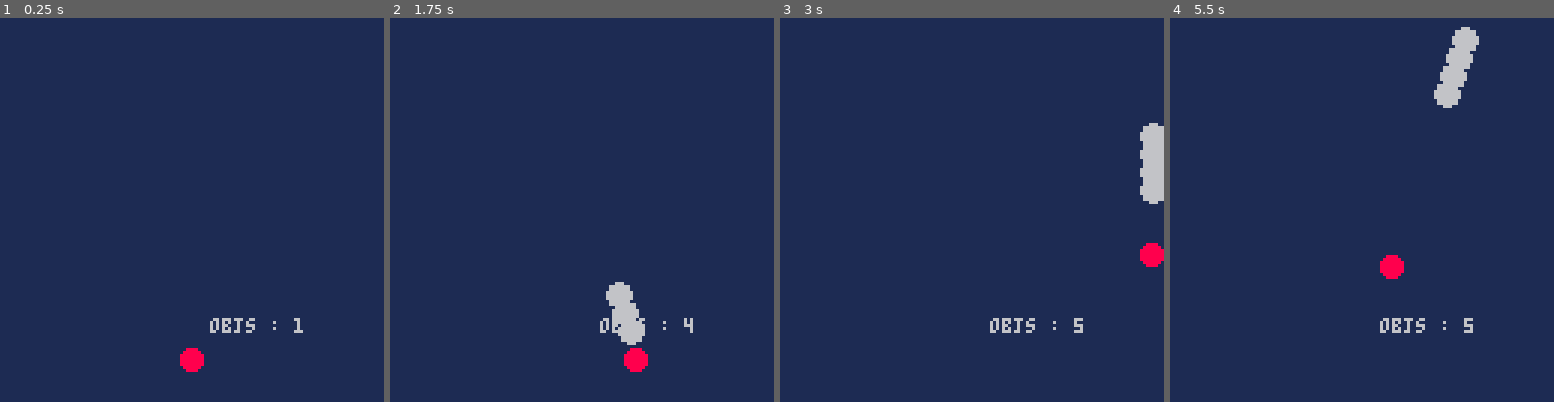
Above: before the commit, frames 1-4 (left to right).
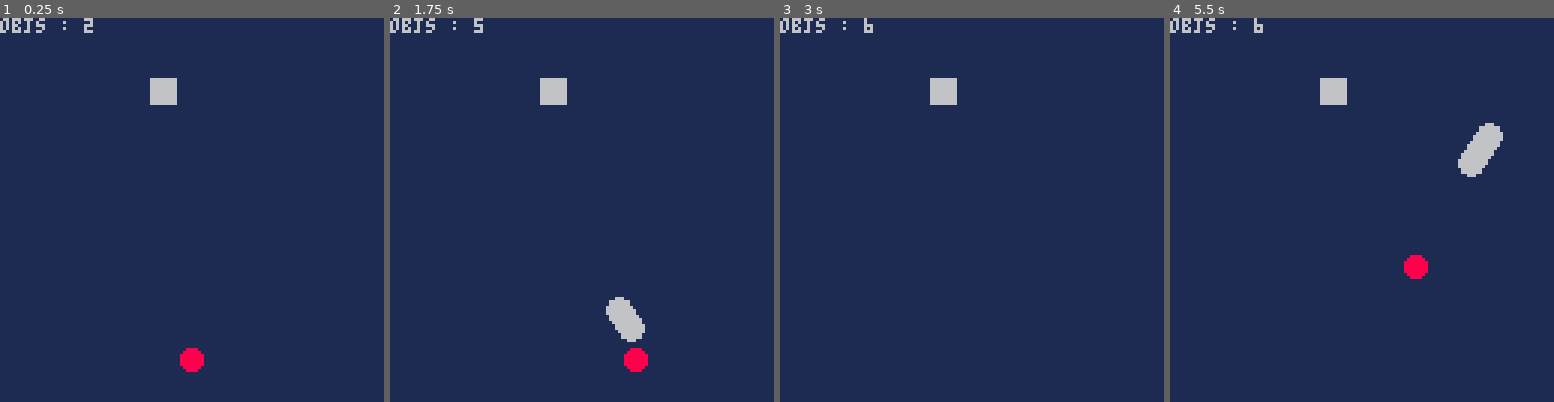
Above: after the commit, the same moments.

Repository: chihirotange/pico8
Game: PICO-8 cartridge shmup2/main.p8
The game is run twice, just before and just after one commit, with the same random seed, the same clock (stepped at 60 frames per second) and the same inputs.
Inputs:
- Up to frame 1 (0.25 s): no input
- Up to frame 2 (1.75 s): tap O (Z key) at 0.7, 1.7 s; hold Right from 1.6 s (still down)
- Up to frame 3 (3 s): release Right at 2.1 s; tap O (Z key) at 2.1, 2.5, 2.9 s; hold Up 2.15-2.42 s; hold Right from 2.47 s (still down)
- Up to frame 4 (5.5 s): release Right at 3.03 s; hold Left 3.08-3.58 s; tap O (Z key) every 0.4 s from 3.3 to 5.3 s; hold Down 3.63-3.97 s; hold Right 4.02-4.68 s; hold Up 4.73-5.03 s; hold Left from 5.08 s (still down)

The runs differ from the first frame. In frame 1, 1.1% of the frame differs, in the area x 0-79%, y 0-83%; in frame 2, 1.4%; in frame 3, 2.6%; in frame 4, 4.0%, in the area x 0-87%, y 0-83%.

Commit message:
updated collision logic

Diff:
--- a/shmup2/bullet.lua
+++ b/shmup2/bullet.lua
@@ -1,23 +1,31 @@
-all_bullets = {}
-
-function create_bullet(x, y)
+function create_bullet(_x, _y, _r)
     local bullet = create_object({
-        x = x,
-        y = y,
-        r = 4,
-        sy = -6,
+        x = _x - _r,
+        y = _y - _r,
+        r = _r,
+        tag = "bullet",
+        w = _r * 2,
+        h = _r * 2,
+        sy = 3,
         sx = 0,
         update = function(self)
             local _ENV = self
-            y += sy
+            y -= sy
 
             if(y <= 0) then
                 destroy(self)
             end
+
+            --bullet collisions
+            for obj in all(all_objects) do
+                if obj.tag != "bullet" and col(self, obj) then
+                    destroy(self)
+                end
+            end
         end,
         draw = function(self)
             local _ENV = self
-            circfill(x , y, r)
+            circfill(x + r, y + r, r)
         end
     })
 end
--- /dev/null
+++ b/shmup2/enemy.lua
@@ -0,0 +1,10 @@
+function create_enemy(_x, _y)
+    local ene = create_object({
+        x = _x,
+        y = _y,
+        draw = function(self)
+            local _ENV = self
+            rectfill(x, y, x + w, y + h)
+        end
+    })
+end
--- a/shmup2/framework/class.lua
+++ b/shmup2/framework/class.lua
@@ -5,6 +5,11 @@
 local pending_destroy_objects = {}
 
 object_base = setmetatable ({
+    x = 0,
+    y = 0,
+    w = 8,
+    h = 8,
+    tag = "",
     init = function(self)
     end,
     destroy = function(self)
--- /dev/null
+++ b/shmup2/framework/collision.lua
@@ -0,0 +1,9 @@
+-- @TODO OPTIMIZE COLLIDER DETECTION LOGICS (QUADTREE)
+function col(a,b)
+    if (a == b) then
+        return
+    end
+    col_x = abs(a.x + a.w/2 - b.x - b.w/2) < (a.w + b.w)/2
+    col_y = abs(a.y + a.h/2 - b.y - b.h/2) < (a.h + b.h)/2
+    return col_y and col_x
+end
--- a/shmup2/framework/debug.lua
+++ b/shmup2/framework/debug.lua
@@ -1,3 +1,3 @@
 function text_debug(text, value)
-    print(text .. " : " .. value, 70, 100)
+    print(text .. " : " .. value)
 end
--- a/shmup2/game.lua
+++ b/shmup2/game.lua
@@ -1,5 +1,6 @@
 function _init()
-    printh("hello")
+    printh("start")
+    create_enemy(50, 20)
 end
 
 function _update60()
--- a/shmup2/main.p8
+++ b/shmup2/main.p8
@@ -3,10 +3,13 @@
 __lua__
 #include framework/class.lua
 #include framework/debug.lua
+#include framework/collision.lua
 
+#include game.lua
+
+#include enemy.lua
 #include ship.lua
 #include bullet.lua
-#include game.lua
 __gfx__
 00000000000000000088880000000000000000000000000000000000000000000000000000000000000000000000000000000000000000000000000000000000
 00000000000000000888888000000000000000000000000000000000000000000000000000000000000000000000000000000000000000000000000000000000
--- a/shmup2/ship.lua
+++ b/shmup2/ship.lua
@@ -1,6 +1,8 @@
 ship = create_object({
     x = 60,
     y = 110,
+    w = 8,
+    h = 8,
     sx = 0,
     sy = 0,
     spr_i = 2,
@@ -30,18 +32,19 @@
 
         if btn(4) then
             if bul_timer <= 0 then
-                create_bullet(x + 4, y)
+                create_bullet(x + 4, y - 4, 4)
                 bul_timer = default_bul_timer
+                sfx(0)
             end
         end
 
         -- update ship location
         x += sx
-        x = min(120, x)
-        x = max(0, x)
+        x = min(128, x)
+        x = max(-8, x)
         y += sy
-        y = min(120, y)
-        y = max(0, y)
+        y = min(128, y)
+        y = max(-8, y)
 
         bul_timer -= 1
     end,
Not shown, changed: the sound effects (__sfx__) section of shmup2/main.p8
